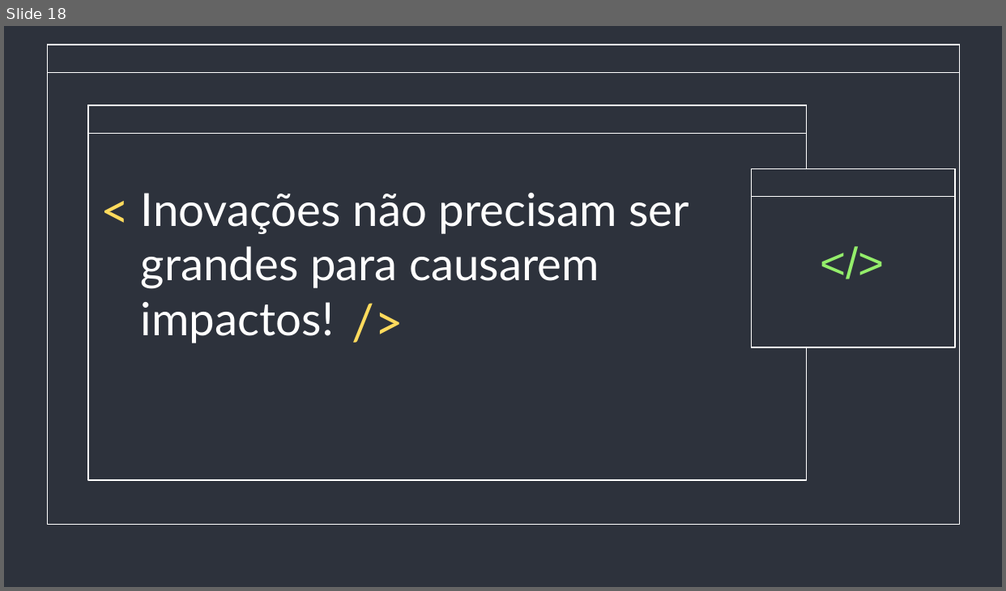
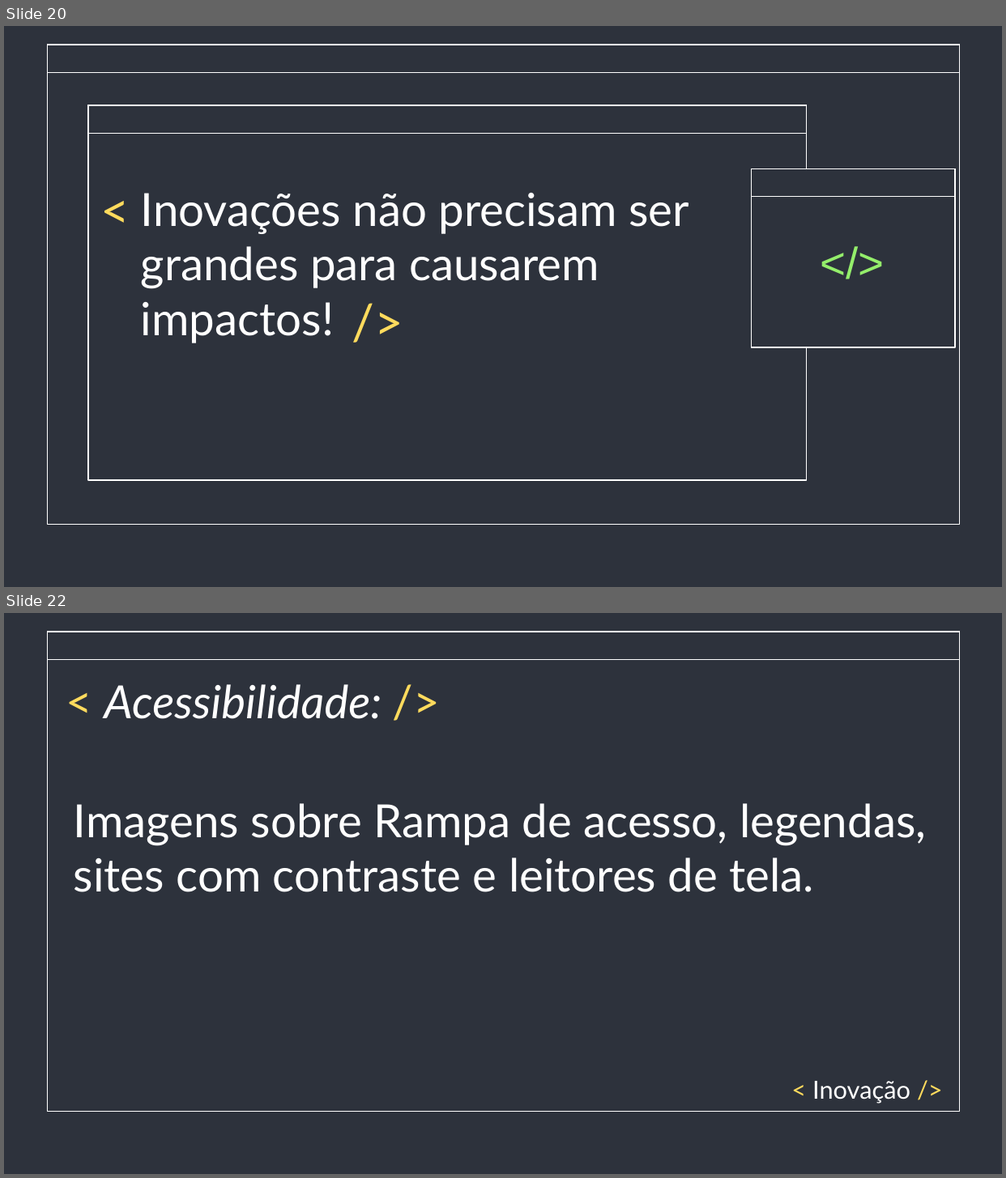
Before and after one commit to saintalex93/TestingHabitPresentation, a slide deck: Testes e Inovação - Semana de qualidade.pptx. Shown one above the other, each under a label of ours: slide 18 before the commit, slides 20 and 22 after it; the slides between them are not shown. The pictures are 1006x591 and 1006x1178 pixels, drawn with LibreOffice and Linux fonts; fonts in the diff are those of the drawing. Boxes give left, top, right and bottom in pixels: in the first picture for what was removed or moved away, otherwise in the second. Text is boxed around its words. In the diff, an @@ line names an element or a change of style, - is before the commit and + after.

Commit message:
[Semana da Qualidade] - Slides inovação e qualidade

```diff
--- a/Testes e Inovação - Semana de qualidade.pptx
+++ b/Testes e Inovação - Semana de qualidade.pptx
@@ slide 22 added at [4,613,1002,1174], background #2D323C; not listed: 2 template elements that a slide beside it also shows @@
@@ title added at [104,684,381,719], 33 pt, text #FFFFFF, italic @@
+< Acessibilidade: />
@@ text added at [74,803,926,892], 33 pt, text #FFFFFF @@
+Imagens sobre Rampa de acesso, legendas, sites com contraste e leitores de tela.
@@ text added at [812,1081,910,1104], 18 pt, text #FFFFFF @@
+< Inovação />
@@ what was slide 18 is now slide 20 @@
```
Also in this commit, not shown: 4 slides changed, 4 other slides added.
